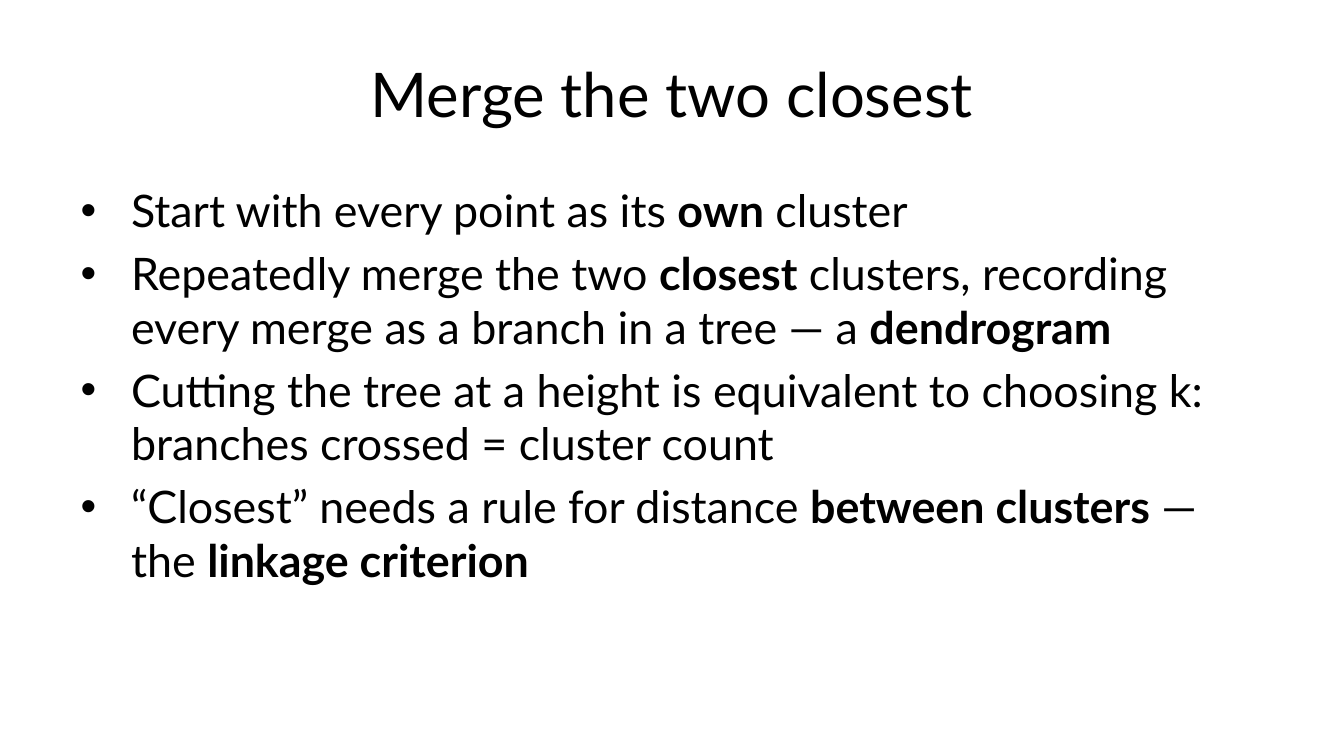
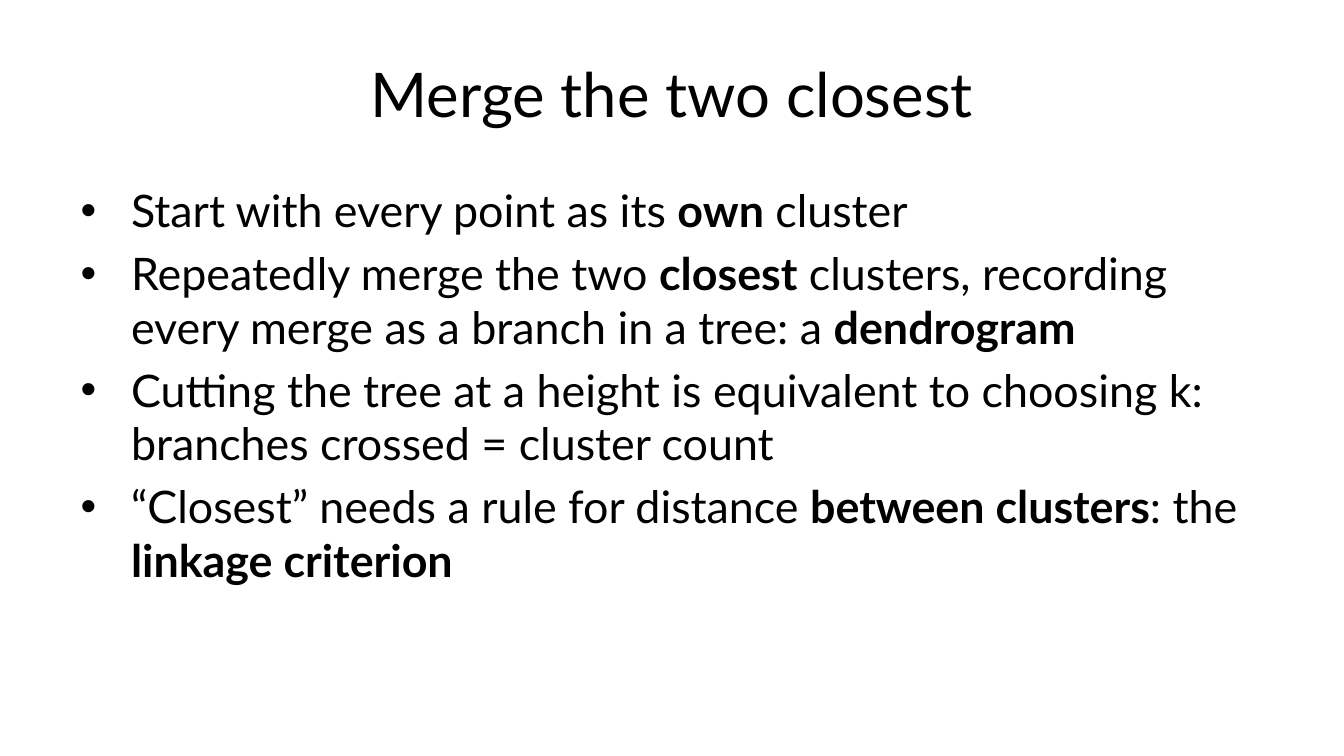
Before and after one commit to fabioantonini/technologies-for-artificial-intelligence, a slide deck: slide 28 of Lessons/08_unsupervised_learning/Slides/unsupervised_learning_slides.pptx. Drawn at 1344x756 pixels with LibreOffice and Linux fonts; fonts in the diff are those of the drawing; background and template pictures are left out. Boxes give left, top, right and bottom in pixels: in the first picture for what was removed or moved away, otherwise in the second. Text is boxed around its words. In the diff, an @@ line names an element or a change of style, - is before the commit and + after.

```diff
--- a/Lessons/08_unsupervised_learning/Slides/unsupervised_learning_slides.pptx
+++ b/Lessons/08_unsupervised_learning/Slides/unsupervised_learning_slides.pptx
@@ text at [131, 256, 1167, 353]: text changed @@
-• Repeatedly merge the two closest clusters, recording every merge as a branch in a tree — a dendrogram
+• Repeatedly merge the two closest clusters, recording every merge as a branch in a tree: a dendrogram
@@ text at [131, 489, 1238, 585]: text changed @@
-• “Closest” needs a rule for distance between clusters — the linkage criterion
+• “Closest” needs a rule for distance between clusters: the linkage criterion
```
Also in this commit, not shown: 33 other slides changed, 27 other files.
